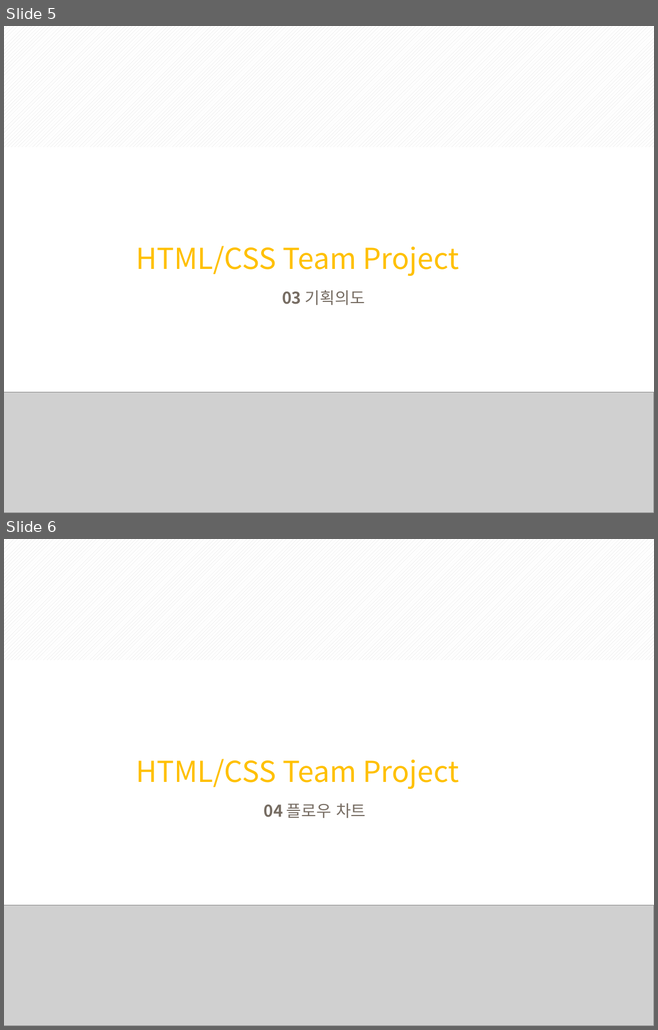
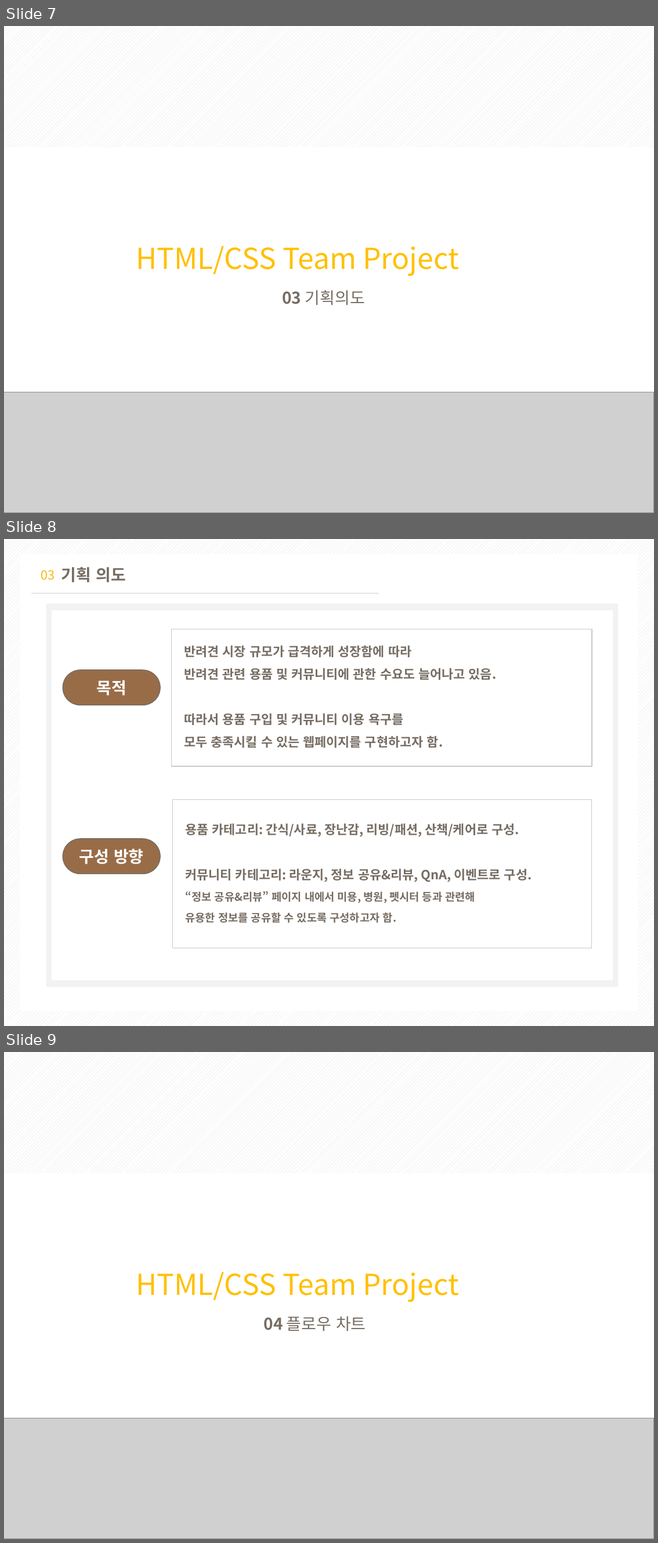
Before and after one commit to jeseung2/teamproject, a slide deck: pjt/teamPjt.pptx. Shown one above the other, each under a label of ours: slides 5 and 6 before the commit, slides 7, 8 and 9 after it. The pictures are 658x1030 and 658x1543 pixels, drawn with LibreOffice and Linux fonts; fonts in the diff are those of the drawing; grey boxes stand for pictures. Boxes give left, top, right and bottom in pixels: in the first picture for what was removed or moved away, otherwise in the second. Text is boxed around its words. In the diff, an @@ line names an element or a change of style, - is before the commit and + after.

```diff
--- a/pjt/teamPjt.pptx
+++ b/pjt/teamPjt.pptx
@@ slide 8 added at <box>4,539,654,1026</box>, background pattern #D9D9D9 on #FFFFFF @@
@@ rectangle added at <box>20,554,637,1011</box>, fill #FFFFFF @@
@@ text added at <box>41,570,55,580</box>, 14 pt, text gradient #FBB915 to #FDB814 @@
+03
@@ text added at <box>61,567,126,583</box>, 18 pt, text #766C62, bold @@
+기획 의도
@@ line added from (31, 593) to (378, 593), #D0CECE 0.25 pt @@
@@ rectangle added at <box>46,603,618,987</box>, fill #F2F2F2 @@
@@ rectangle added at <box>52,610,612,981</box>, fill #FFFFFF @@
@@ text added at <box>172,629,592,766</box>, outline #C9C9C9 1 pt, 14 pt, text #766C62, bold @@
+반려견 시장 규모가 급격하게 성장함에 따라
+반려견 관련 용품 및 커뮤니티에 관한 수요도 늘어나고 있음.
+따라서 용품 구입 및 커뮤니티 이용 욕구를
+모두 충족시킬 수 있는 웹페이지를 구현하고자 함.
@@ rounded rectangle added at <box>63,670,161,705</box>, fill #996C48, outline #766C62 1 pt, 18 pt, text #FFFFFF, bold @@
+목적
@@ text added at <box>172,799,591,947</box>, outline #C9C9C9 0.75 pt, 14 pt, text #766C62, bold @@
+용품 카테고리: 간식/사료, 장난감, 리빙/패션, 산책/케어로 구성.
+커뮤니티 카테고리: 라운지, 정보 공유&리뷰, QnA, 이벤트로 구성.
+“정보 공유&리뷰” 페이지 내에서 미용, 병원, 펫시터 등과 관련해
+유용한 정보를 공유할 수 있도록 구성하고자 함.
@@ rounded rectangle added at <box>63,839,161,874</box>, fill #996C48, outline #766C62 1 pt, 18 pt, text #FFFFFF, bold @@
+구성 방향
@@ what was slide 5 is now slide 7 @@
@@ what was slide 6 is now slide 9 @@
```
Also in this commit, not shown: 4 slides changed, 5 other slides added.
